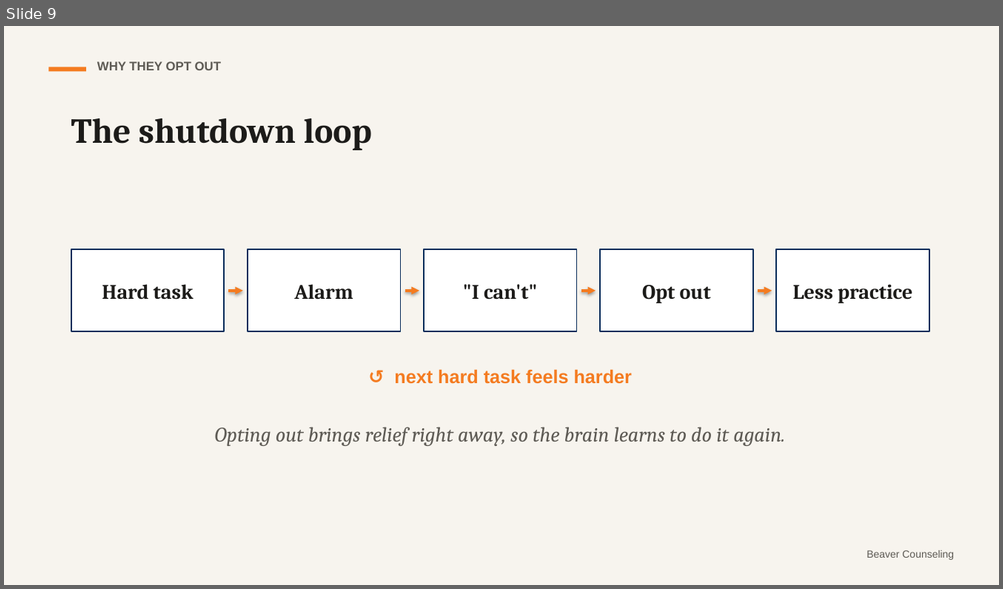
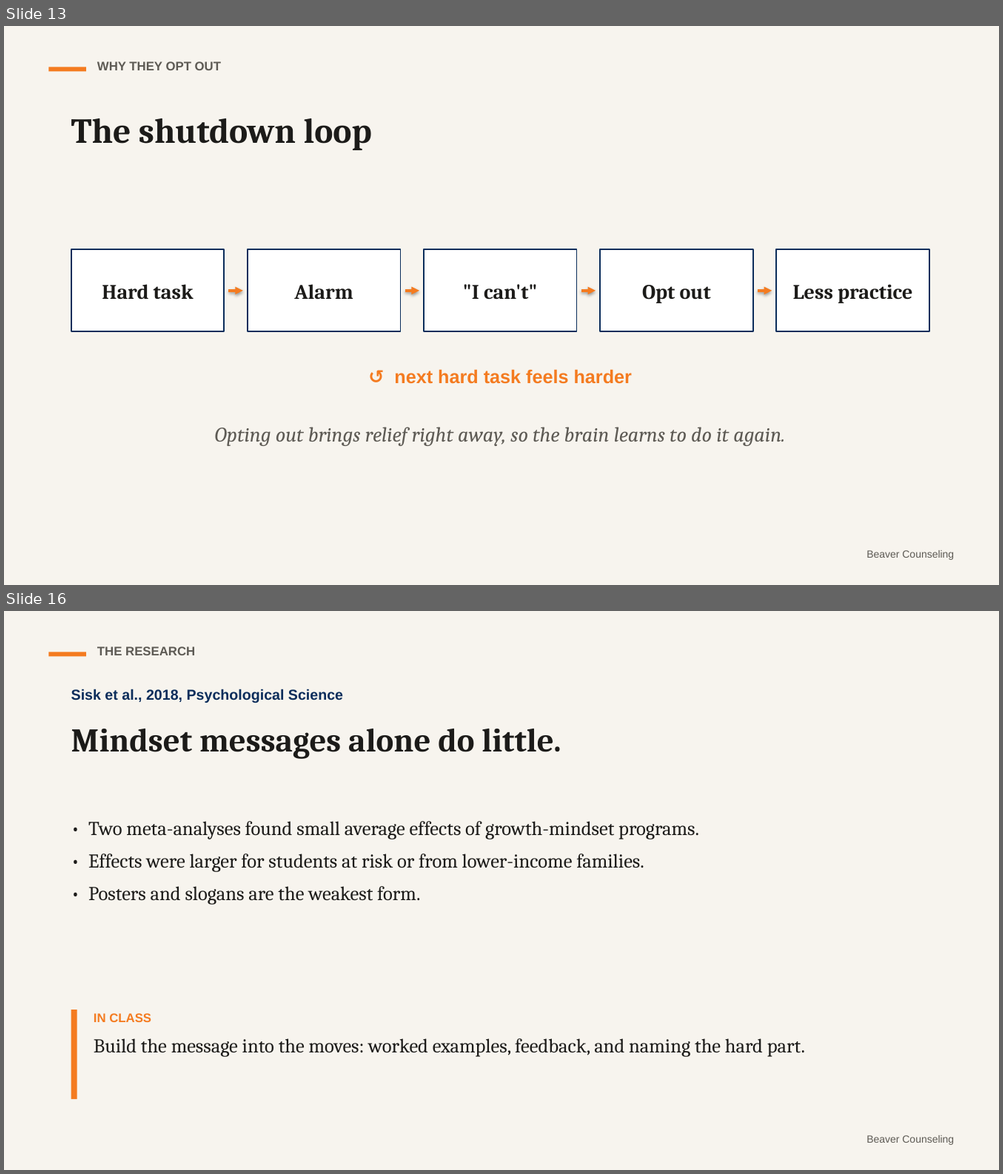
Before and after one commit to rmwtoolkit/bcds-toolkit, a slide deck: decks/stretch-not-strain-lesson-v2.pptx. Shown one above the other, each under a label of ours: slide 9 before the commit, slides 13 and 16 after it; the slides between them are not shown. The pictures are 1003x589 and 1003x1174 pixels, drawn with LibreOffice and Linux fonts; fonts in the diff are those of the drawing. Boxes give left, top, right and bottom in pixels: in the first picture for what was removed or moved away, otherwise in the second. Text is boxed around its words. In the diff, an @@ line names an element or a change of style, - is before the commit and + after.

```diff
--- a/decks/stretch-not-strain-lesson-v2.pptx
+++ b/decks/stretch-not-strain-lesson-v2.pptx
@@ slide 16 added at [4, 611, 999, 1170], background #F7F4EE @@
@@ rectangle added at [48, 652, 86, 657], fill #F47B20 @@
@@ text added at [97, 647, 195, 655], 12 pt, text #5D5A54, bold @@
+THE RESEARCH
@@ text added at [71, 689, 343, 703], 14 pt, text #0B2D5B, bold @@
+Sisk et al., 2018, Psychological Science
@@ text added at [71, 729, 560, 759], 32 pt, text #1C1B19, bold @@
+Mindset messages alone do little.
@@ text added at [88, 821, 699, 905], 19 pt, text #1C1B19 @@
+• Two meta-analyses found small average effects of growth-mindset programs.
+• Effects were larger for students at risk or from lower-income families.
+• Posters and slogans are the weakest form.
@@ rectangle added at [71, 1010, 77, 1099], fill #F47B20 @@
@@ text added at [94, 1014, 805, 1057], 19 pt, text #1C1B19 @@
+IN CLASS
+Build the message into the moves: worked examples, feedback, and naming the hard part.
@@ text added at [866, 1136, 953, 1145], 10 pt, text #5D5A54 @@
+Beaver Counseling
@@ what was slide 9 is now slide 13 @@
```
Also in this commit, not shown: 9 slides changed, 7 other slides added, 2 slides removed, 20 other files.
